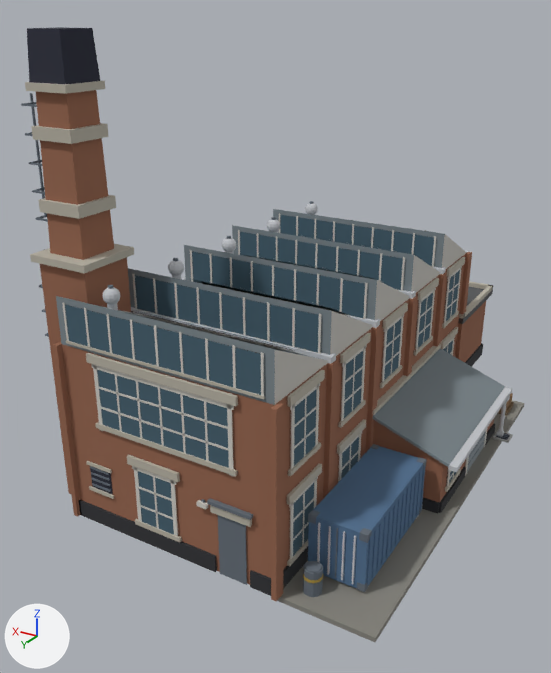
Before and after pictures for a commit that changed the glTF model price-of-everything-0.1/assets/supply_chain_3d/industrial_factory_lvl2.glb.
Camera for both pictures: a 50 mm lens placed at (-0.576, 1.205, 0.756), pointed at (0.074, 0.121, 0.214). Arrows for +X, +Y and +Z are at lower left; the lights stay in place. The picture after the commit comes second. Vertices at exactly the same position are counted once.

The first picture shows 'industrial_factory', 'industrial_factory_Glass'.
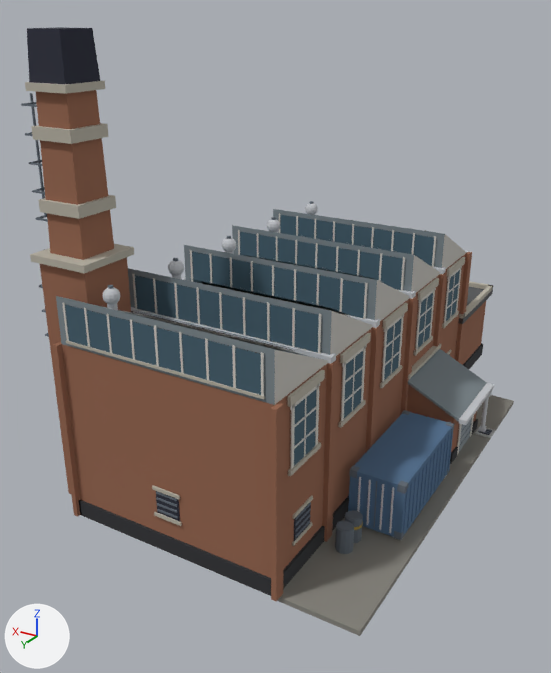
The newer file is also turned or shifted as a whole; pictures and numbers use the older file's frame.

Diff of the bpy script that builds the scene:
```diff
--- a/price-of-everything-0.1/assets/supply_chain_3d/industrial_factory_lvl2.glb.py
+++ b/price-of-everything-0.1/assets/supply_chain_3d/industrial_factory_lvl2.glb.py
@@ me_industrial_factory @@
-me_industrial_factory.from_pydata(...)  # 5661 vertices, 8936 faces; spans x -0.313..0.313, y -0.5..0.5, z 0.0..0.732
+me_industrial_factory.from_pydata(...)  # 4959 vertices, 7808 faces; spans x -0.279..0.313, y -0.5..0.5, z 0.0..0.732
+# me_industrial_factory part 1: a new loose piece, a box spanning x -0.2439..-0.2425, y -0.0699..0.0061, z 0.0081..0.0787, in mat_paint
+# me_industrial_factory part 2: a new loose piece, a box spanning x -0.2447..-0.2431, y 0.002..0.0102, z 0.0041..0.0828, in mat_paint
+# me_industrial_factory part 3: a new loose piece, a box spanning x -0.2453..-0.2371, y -0.1065..-0.0767, z 0.0081..0.0271, in mat_paint
+# me_industrial_factory part 4: a new loose piece, a box spanning x -0.2453..-0.2371, y 0.0129..0.0427, z 0.0081..0.0271, in mat_paint
+# me_industrial_factory part 5: the loose piece of 16 vertices spanning x -0.297..-0.289, y -0.1..-0.092, z 0.008..0.096 is moved by (0.034, 0.0, 0.0)
+# me_industrial_factory part 6: the loose piece of 8 vertices spanning x -0.298..-0.287, y -0.101..-0.09, z 0.01..0.02 is moved by (0.034, 0.0, 0.0)
+# me_industrial_factory part 7: the loose piece of 8 vertices spanning x -0.313..-0.283, y -0.111..-0.081, z 0.008..0.011 is moved by (0.034, 0.0, 0.0)
+# me_industrial_factory part 8: the loose piece of 8 vertices spanning x -0.309..-0.287, y -0.107..-0.085, z 0.009..0.012 is moved by (0.034, 0.0, 0.0)
+# me_industrial_factory part 9: a new loose piece, a box spanning x -0.252..-0.162, y 0.077..0.294, z 0.014..0.109, in mat_paint
+# me_industrial_factory part 10: a new loose piece, a box spanning x -0.2537..-0.252, y 0.0826..0.0874, z 0.0204..0.1018, in mat_paint
+# me_industrial_factory part 11: a new loose piece, a box spanning x -0.2537..-0.252, y 0.0993..0.1041, z 0.0204..0.1018, in mat_paint
+# me_industrial_factory part 12: a new loose piece, a box spanning x -0.2537..-0.252, y 0.116..0.1208, z 0.0204..0.1018, in mat_paint
+# me_industrial_factory part 13: a new loose piece, a box spanning x -0.2537..-0.252, y 0.1327..0.1375, z 0.0204..0.1018, in mat_paint
+# me_industrial_factory part 14: a new loose piece, a box spanning x -0.2537..-0.252, y 0.1494..0.1542, z 0.0204..0.1018, in mat_paint
+# me_industrial_factory part 15: the loose piece of 8 vertices spanning x -0.254..-0.252, y 0.214..0.219, z 0.02..0.102 is moved by (0.0, -0.048, 0.0)
+# me_industrial_factory part 16: the loose piece of 12 vertices spanning x -0.147, y 0.382..0.45, z 0.041..0.138 is rebuilt with 8 vertices and now spans x -0.148..-0.146, y 0.393..0.439, z 0.066..0.107
+# me_industrial_factory part 17: 131 loose pieces with 1232 vertices, spanning x -0.3..0.188, y -0.238..0.499, z 0.004..0.306, are deleted
+# me_industrial_factory part 18: 14 vertices moved from x -0.286..-0.145, y -0.113..0.199, z 0.008..0.164 to x -0.252..-0.145, y -0.113..0.05, z 0.008..0.164; 54 vertices removed from x -0.286..0.089, y -0.113..0.495, z 0.008..0.138; 392 vertices added at x -0.266..0.059, y -0.113..0.495, z 0.008..0.118
+# me_industrial_factory part 19: 4 vertices moved from x -0.298, y -0.256..0.491, z 0.0..0.008 to x -0.276, y -0.256..0.491, z 0.0..0.008
+# other edits to the shape of me_industrial_factory do not show in these pictures
 me_industrial_factory.materials.append(mat_paint)
@@ me_industrial_factory_glass @@
-me_industrial_factory_glass.from_pydata(...)  # 220 vertices, 310 faces; spans x -0.278..0.219, y -0.258..0.493, z 0.041..0.372
+me_industrial_factory_glass.from_pydata(...)  # 172 vertices, 238 faces; spans x -0.149..0.219, y -0.258..0.492, z 0.041..0.372
+# me_industrial_factory_glass part 20: 6 loose pieces with 48 vertices, spanning x -0.278..0.15, y -0.215..0.493, z 0.041..0.288, are deleted
 me_industrial_factory_glass.materials.append(mat_glass)
```

Boxes (x1, y1, x2, y2) around the edits, measured in the pictures (551 x 673 px; the box of a moved part takes in the faces that stretch with it):
'industrial_factory', reshaped: before (21, 27, 524, 642); after (21, 27, 514, 636)
part 1 of me_industrial_factory, added: after (459, 419, 472, 451)
part 2 of me_industrial_factory, added (mostly hidden): after (457, 424, 462, 455)
part 3 of me_industrial_factory, added: after (472, 419, 478, 434)
part 4 of me_industrial_factory, added: after (450, 447, 458, 464)
part 5 of me_industrial_factory, moved or reshaped (mostly hidden): before (498, 401, 507, 432); after (481, 397, 489, 428)
part 6 of me_industrial_factory, moved or reshaped: before (497, 429, 504, 437); after (479, 426, 487, 432)
part 7 of me_industrial_factory, moved or reshaped: before (493, 432, 513, 443); after (475, 428, 495, 438)
part 8 of me_industrial_factory, moved or reshaped: before (496, 433, 509, 440); after (478, 428, 492, 435)
part 9 of me_industrial_factory, added (blue): after (348, 413, 453, 537)
part 10 of me_industrial_factory, added: after (448, 429, 453, 471)
part 11 of me_industrial_factory, added: after (444, 433, 450, 476)
part 12 of me_industrial_factory, added: after (441, 438, 447, 481)
part 13 of me_industrial_factory, added: after (437, 442, 443, 485)
part 14 of me_industrial_factory, added: after (434, 447, 440, 490)
part 15 of me_industrial_factory, moved or reshaped: before (420, 466, 425, 510); after (430, 451, 436, 495)
part 16 of me_industrial_factory, rebuilt (not visible before): after (294, 502, 311, 541)
part 17 of me_industrial_factory, deleted: before (86, 327, 514, 597)
part 18 of me_industrial_factory, cut back: before (79, 344, 505, 596); after (152, 344, 494, 554)
part 19 of me_industrial_factory, moved or reshaped: before (277, 400, 524, 642); after (277, 395, 514, 636)
part 20 of me_industrial_factory_glass, deleted: before (97, 340, 456, 556)
